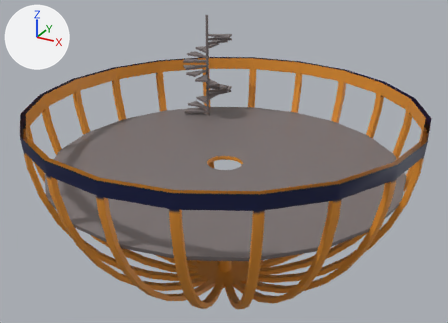
A saved change to the FBX model Assets/Environment/Ship/ShipBottom.fbx.
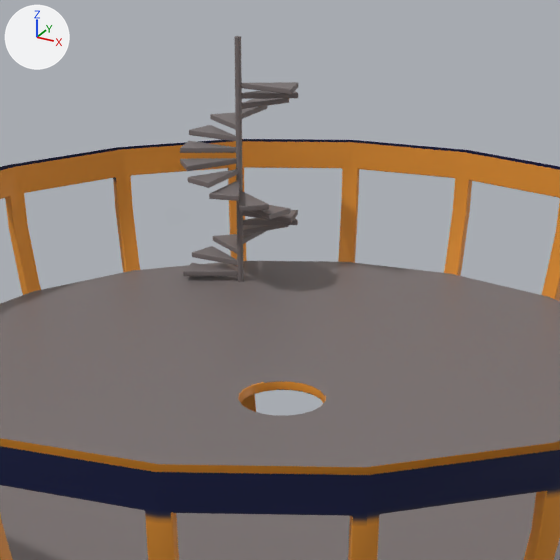
Each version appears first whole from a camera (50 mm lens) standing at (13.46, -24.57, 9.4) and looking at (-0.09, 0.07, -2.93), and next in a close-up on the part from 24% to 76% of the width and 0% to 71% of the height. Lighting does not change. The marker at upper left points along +X, +Y and +Z. Where no turn or scale is listed for an object, it has been applied to the vertices.

The first close-up shows 'ShipBottom'.
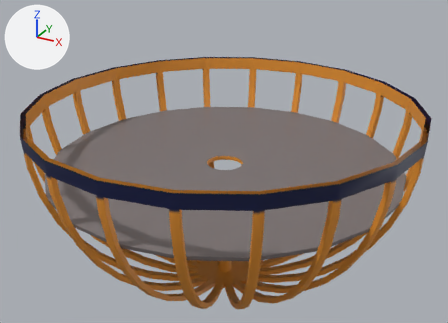
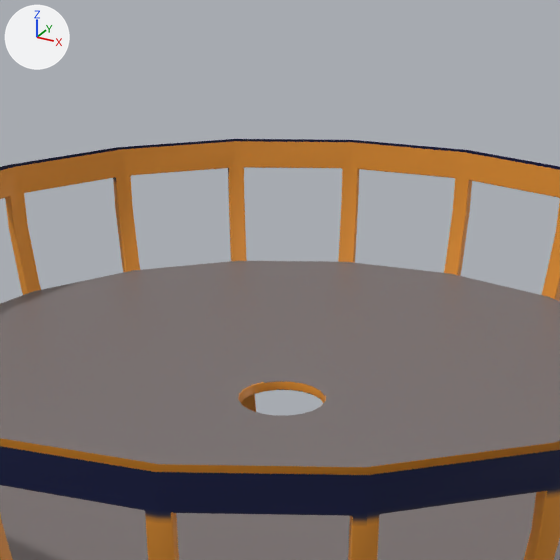
Where the newer file only moved an object's origin or applied its transform, the numbers keep the older frame.

What differs and where, as boxes (x1, y1, x2, y2) in the close-ups (560 x 560 px):
```json
{"object": "ShipBottom", "change": "reshaped", "before": [0, 36, 560, 560], "after": [0, 139, 560, 560]}
{"part": 1, "of": "me_mesh", "change": "deleted", "before": [180, 36, 298, 282]}
```

Edits to the scene script, one JSON object a line:
```json
{"block": "me_mesh", "where": "me_mesh.from_pydata(...)  # 4795 vertices, 4676 faces; spans x -9.4..9.4, y -9.4..9.4, z -6.1..6.1"}
{"block": "me_mesh", "where": "# used by ob_shipbottom; location = (0.0, 0.0, -3.18)"}
{"block": "me_mesh", "change": "me_mesh part 1: the loose piece of 951 vertices spanning x -5.7..-2.9, y 4.3..7.1, z 0.1..6.1 is deleted"}
```
